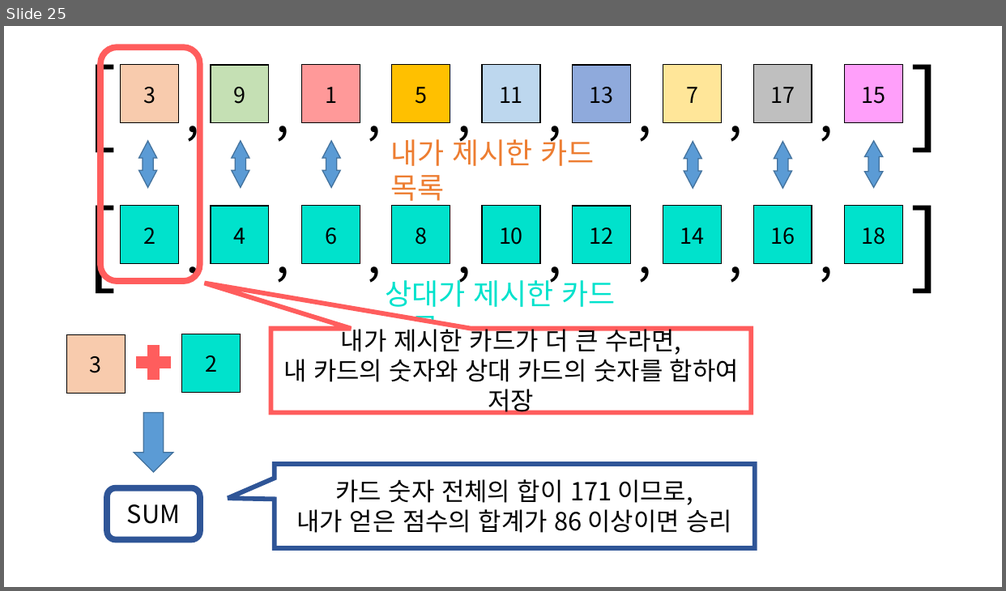
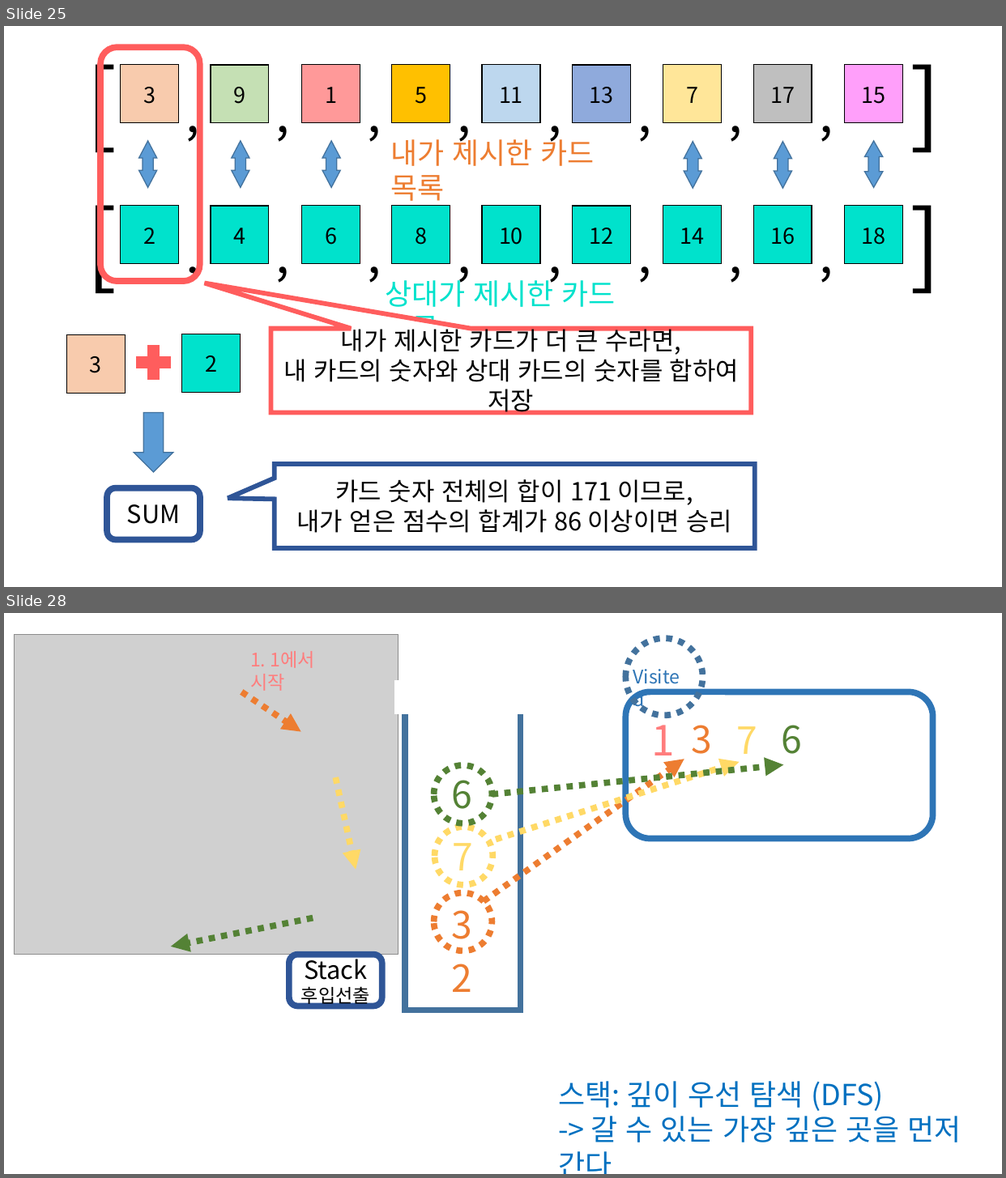
Before and after one commit to DataMarksman/TIL, a slide deck: 1.NOTE/노트필기 시각 자료 ppt.pptx. Shown one above the other, each under a label of ours: slide 25 before the commit, slides 25 and 28 after it; the slides between them are not shown. The pictures are 1006x591 and 1006x1178 pixels, drawn with LibreOffice and Linux fonts; fonts in the diff are those of the drawing; grey boxes stand for pictures. Boxes give left, top, right and bottom in pixels: in the first picture for what was removed or moved away, otherwise in the second. Text is boxed around its words. In the diff, an @@ line names an element or a change of style, - is before the commit and + after.

```diff
--- a/1.NOTE/노트필기 시각 자료 ppt.pptx
+++ b/1.NOTE/노트필기 시각 자료 ppt.pptx
@@ slide 28 added at (4, 613, 1002, 1174), background #FFFFFF @@
@@ picture added at (14, 635, 398, 955) @@
@@ text added at (250, 651, 315, 691), 18 pt, text #FF7D7D @@
+1. 1에서 시작
@@ ellipse added at (625, 638, 702, 716), outline #43739E 6 pt dashed @@
@@ rectangle added at (394, 681, 531, 714), fill #FFFFFF, outline #FFFFFF 1 pt @@
@@ text added at (625, 662, 697, 692), 18 pt, text #2E75B6 @@
+Visited
@@ arrow added from (241, 692) to (301, 732), #ED7D31 6 pt dashed @@
@@ rectangle added at (405, 697, 521, 1011), outline #43739E 6 pt @@
@@ rounded rectangle added at (625, 692, 932, 838), outline #2E75B6 6 pt @@
@@ text added at (651, 713, 674, 766), 40 pt, text #FF7D7D @@
+1
@@ text added at (692, 725, 713, 754), 36 pt, text #ED7D31 @@
+3
@@ text added at (736, 726, 757, 763), 36 pt, text #FFD966 @@
+7
@@ text added at (781, 725, 802, 754), 36 pt, text #548235 @@
+6
@@ arrow added from (335, 777) to (356, 870), #FFD966 6 pt dashed @@
@@ ellipse added at (434, 765, 492, 824), outline #548235 6 pt dashed @@
@@ text added at (452, 780, 473, 809), 36 pt, text #548235 @@
+6
@@ arrow added from (484, 901) to (684, 759), #ED7D31 6 pt dashed @@
@@ arrow added from (492, 794) to (784, 765), #548235 6 pt dashed @@
@@ arrow added from (496, 840) to (739, 762), #FFD966 6 pt dashed @@
@@ ellipse added at (434, 827, 493, 885), outline #FFD966 6 pt dashed @@
@@ text added at (452, 843, 473, 879), 36 pt, text #FFD966 @@
+7
@@ ellipse added at (434, 893, 492, 952), outline #ED7D31 6 pt dashed @@
@@ arrow added from (313, 918) to (171, 947), #548235 6 pt dashed @@
@@ text added at (452, 910, 473, 948), 36 pt, text #ED7D31 @@
+3
@@ rounded rectangle added at (289, 954, 382, 1006), outline #2F5597 6 pt, 24 pt, text #000000 @@
+Stack
+후입선출
@@ text added at (452, 953, 473, 992), 36 pt, text #ED7D31 @@
+2
@@ text added at (558, 1081, 961, 1143), 28 pt, text #0070C0 @@
+스택: 깊이 우선 탐색 (DFS)
+-> 갈 수 있는 가장 깊은 곳을 먼저 간다
```
Also in this commit, not shown: 3 other slides added, 8 other files.
